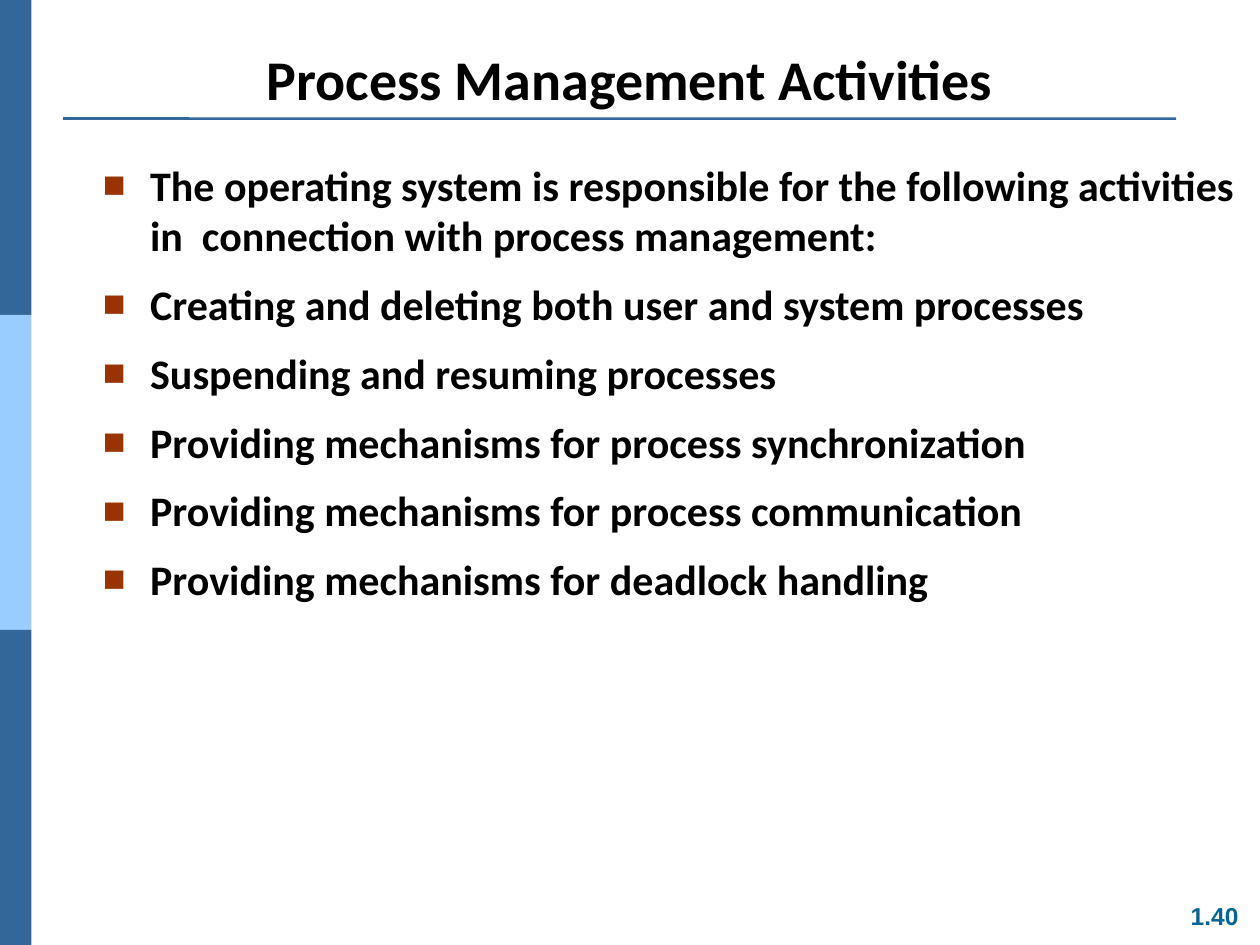
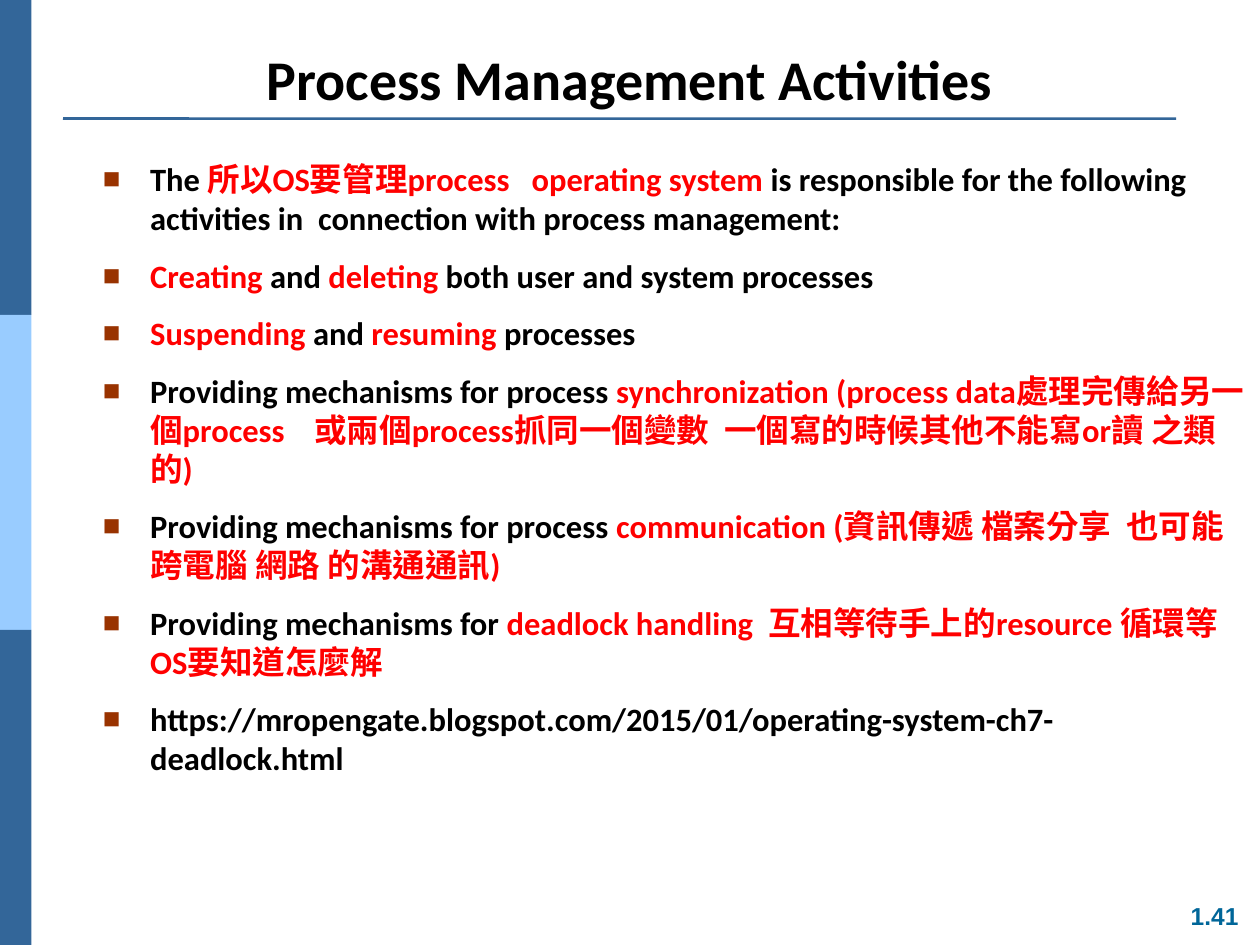
Before and after one commit to Yang09701194/OS_Learning, a slide deck: slide 41 of ch01.ppt (slide 40 before the commit). Drawn at 1260x945 pixels with LibreOffice and Linux fonts; fonts in the diff are those of the drawing. Boxes give left, top, right and bottom in pixels: in the first picture for what was removed or moved away, otherwise in the second. Text is boxed around its words. In the diff, an @@ line names an element or a change of style, - is before the commit and + after.

Commit message:
20200316

```diff
--- a/ch01.ppt
+++ b/ch01.ppt
@@ text at <box>150,163,1186,236</box>: text changed; size 24 to 18.6 pt @@
-■ The operating system is responsible for the following activities in connection with process management:
+■ The 所以OS要管理process operating system is responsible for the following activities in connection with process management:
@@ text at <box>150,265,873,351</box>: size 24 to 18.6 pt in "Creating and deleting both user and system ...", "Suspending and resuming processes"; text colour #000000 to #FF0000 in "Creating deleting", "Suspending resuming" @@
@@ text at <box>150,379,1224,771</box>: text changed; size 24 to 18.6 pt @@
-■ Providing mechanisms for process synchronization
-■ Providing mechanisms for process communication
-■ Providing mechanisms for deadlock handling
+■ Providing mechanisms for process synchronization (process data處理完傳給另一個process 或兩個process抓同一個變數 一個寫的時候其他不能寫or讀 之類的)
+■ Providing mechanisms for process communication (資訊傳遞 檔案分享 也可能跨電腦 網路 的溝通通訊)
+■ Providing mechanisms for deadlock handling 互相等待手上的resource 循環等 OS要知道怎麼解
+■ https://mropengate.blogspot.com/2015/01/operating-system-ch7-deadlock.html
@@ page number at <box>1191,908,1239,925</box>: text changed @@
-1.40
+1.41
```
Also in this commit, not shown: 8 other slides changed, 1 slide added.
